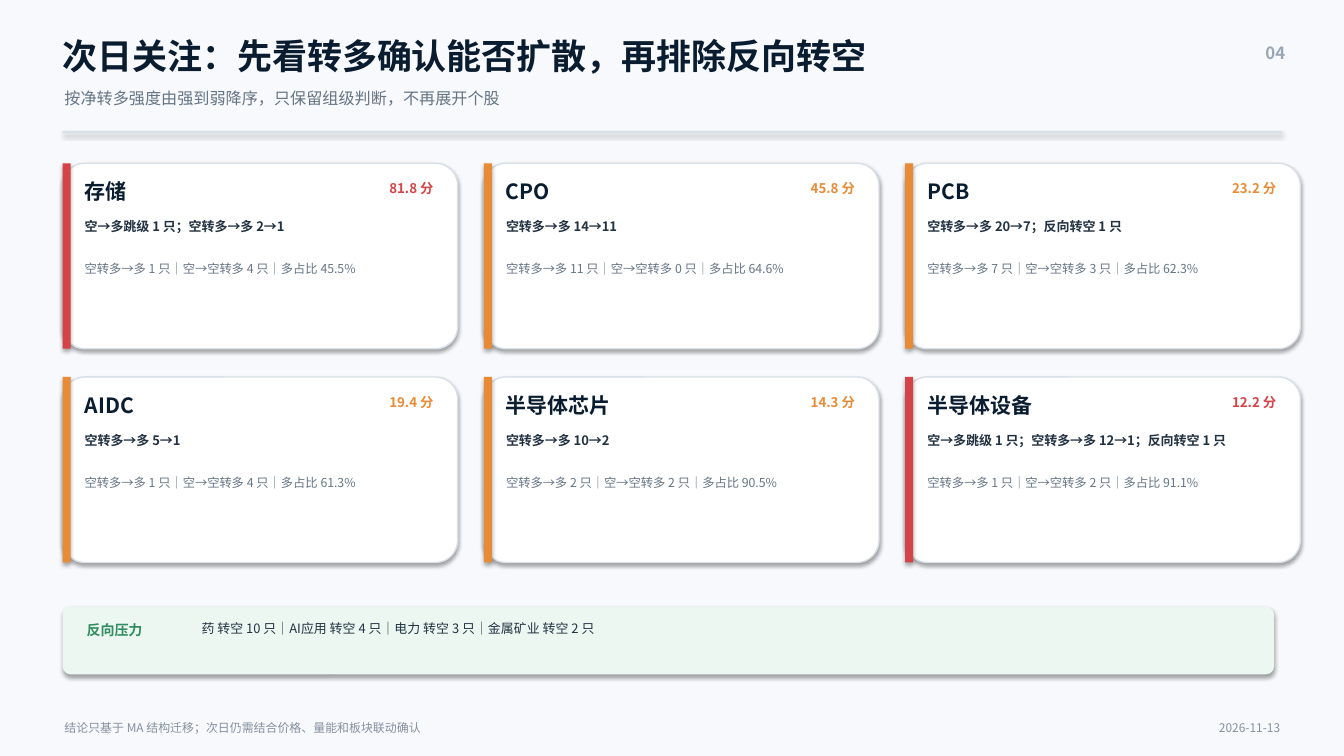
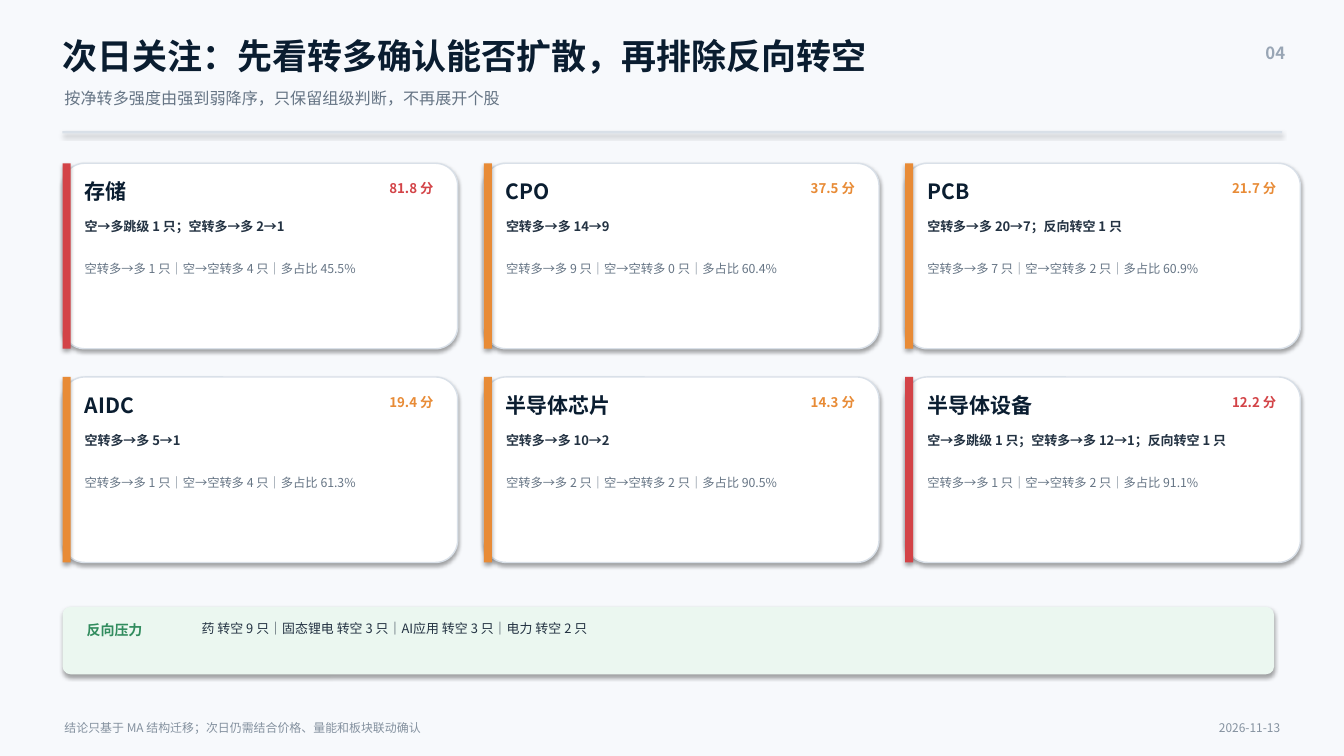
Before and after one commit to nancybhc/a-share-blast-lab, a slide deck: slide 4 of assets/多空阶段简报_2026-11-13.pptx. Drawn at 1344x756 pixels with LibreOffice and Linux fonts; fonts in the diff are those of the drawing. Boxes give left, top, right and bottom in pixels: in the first picture for what was removed or moved away, otherwise in the second. Text is boxed around its words. In the diff, an @@ line names an element or a change of style, - is before the commit and + after.

```diff
--- a/assets/多空阶段简报_2026-11-13.pptx
+++ b/assets/多空阶段简报_2026-11-13.pptx
@@ text at (811, 182, 855, 194): text changed @@
-45.8 分
+37.5 分
@@ text at (1232, 182, 1276, 194): text changed @@
-23.2 分
+21.7 分
@@ text at (506, 220, 610, 232): text changed @@
-空转多→多 14→11
+空转多→多 14→9
@@ text at (506, 262, 777, 274): text changed @@
-空转多→多 11 只｜空→空转多 0 只｜多占比 64.6%
+空转多→多 9 只｜空→空转多 0 只｜多占比 60.4%
@@ text at (927, 262, 1198, 274): text changed @@
-空转多→多 7 只｜空→空转多 3 只｜多占比 62.3%
+空转多→多 7 只｜空→空转多 2 只｜多占比 60.9%
@@ text at (202, 622, 587, 635): text changed @@
-药 转空 10 只｜AI应用 转空 4 只｜电力 转空 3 只｜金属矿业 转空 2 只
+药 转空 9 只｜固态锂电 转空 3 只｜AI应用 转空 3 只｜电力 转空 2 只
```
Also in this commit, not shown: 2 other slides changed, 8 other files.
